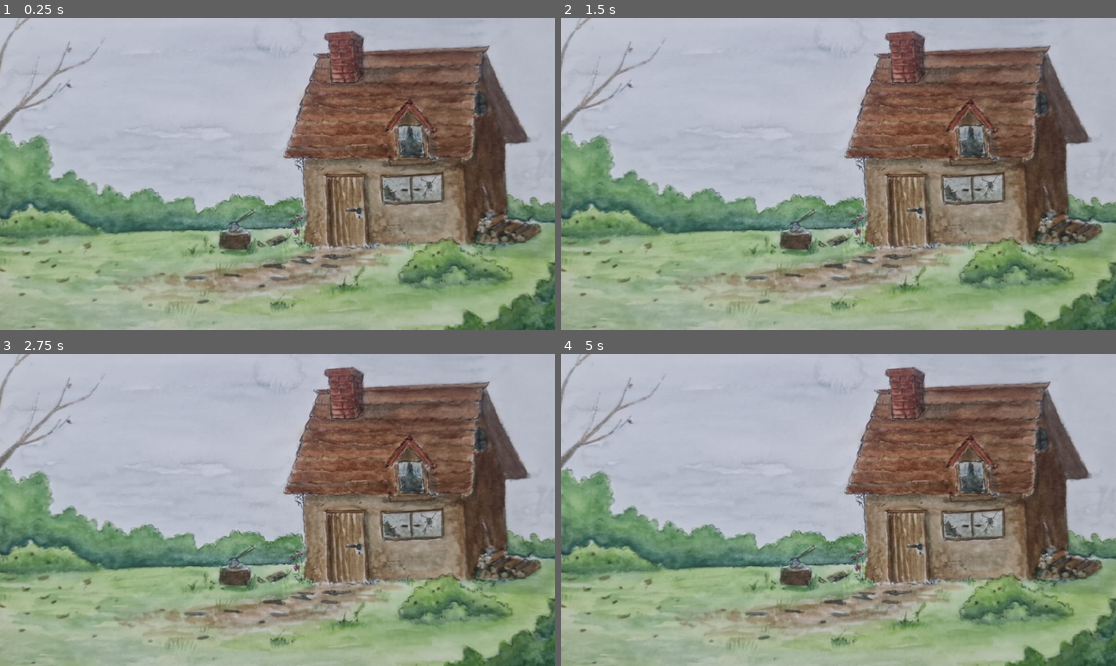
Above: before the commit, frames 1-4 (two rows, left to right).
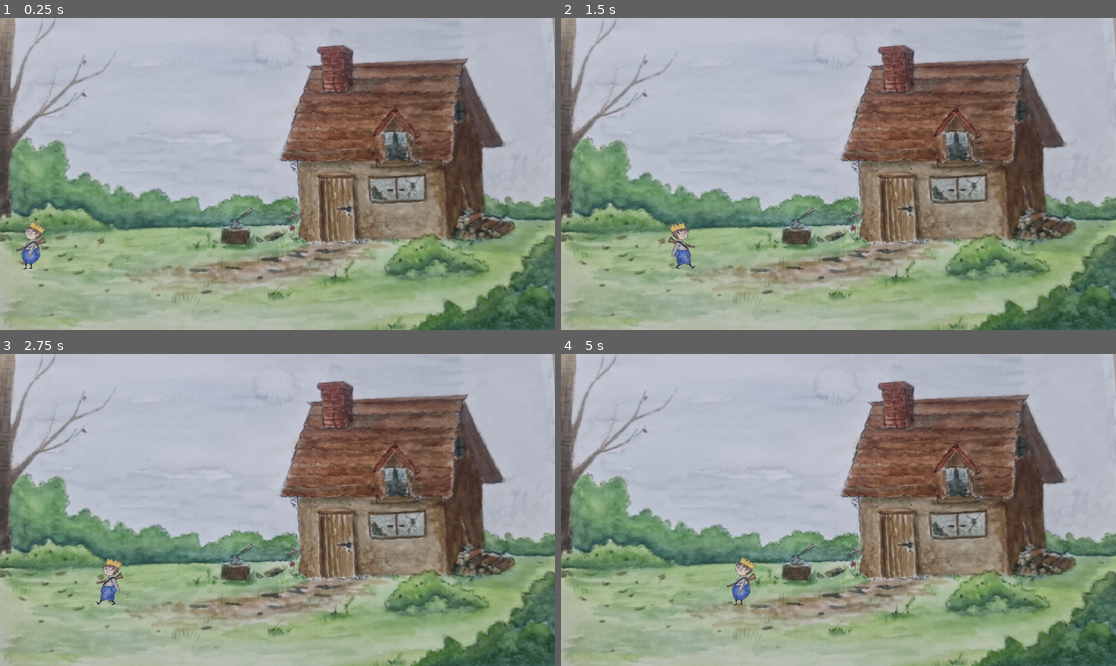
Above: after the commit, the same moments.

Repository: gabssssss-pessopa/menino-do-ganso
Game: Godot game, scene res://node_2d.tscn
The game is run twice, just before and just after one commit, with the same random seed, the same clock (stepped at 60 frames per second) and the same inputs. Before the commit the project starts from res://housemd.tscn.
Inputs:
- Up to frame 1 (0.25 s): no input
- Up to frame 2 (1.5 s): tap Enter at 0.5 s; hold Right (ui_right) from 0.53 s (still down); tap Up (ui_up) at 0.77 s
- Up to frame 3 (2.75 s): tap Up (ui_up) at 1.52 s; release Right (ui_right) at 2.03 s; hold Left (ui_left) from 2.03 s (still down)
- Up to frame 4 (5 s): release Left (ui_left) at 2.78 s; hold Right (ui_right) 2.78-4.28 s; tap Up (ui_up) at 3.02, 3.77, 4.52 s; hold Left (ui_left) from 4.28 s (still down)

The runs differ from the first frame. In frame 1, 32% of the frame differs, in the area x 0-100%, y 0-100%; in frame 2, 32%; in frame 3, 32%; in frame 4, 32%.

Commit message:
crianso andando
deu certo fazer o crianso andar

Diff:
--- /dev/null
+++ b/crianso/node_2d.tscn
@@ -0,0 +1,66 @@
+[gd_scene load_steps=9 format=3 uid="uid://djro4nmrmq2uu"]
+
+[ext_resource type="Texture2D" uid="uid://b7hhoguxfkwq6" path="res://arte/WhatsApp Image 2026-05-11 at 15.49.56.jpeg" id="1_epypp"]
+[ext_resource type="Texture2D" uid="uid://c0qoamfk0pa4n" path="res://arte/anda2.png" id="2_0hol4"]
+[ext_resource type="Script" uid="uid://bnlwd3sjtitrd" path="res://player.gd" id="2_q6r6c"]
+[ext_resource type="Texture2D" uid="uid://5g7c6rdxeyxg" path="res://arte/anda1.png" id="3_q6r6c"]
+[ext_resource type="Texture2D" uid="uid://dsf2n2ei5be0m" path="res://arte/anda3.png" id="4_kdubu"]
+
+[sub_resource type="RectangleShape2D" id="RectangleShape2D_wtcfe"]
+size = Vector2(1170, 4)
+
+[sub_resource type="SpriteFrames" id="SpriteFrames_0e48y"]
+animations = [{
+"frames": [],
+"loop": true,
+"name": &"default",
+"speed": 5.0
+}, {
+"frames": [{
+"duration": 1.0,
+"texture": ExtResource("2_0hol4")
+}, {
+"duration": 1.0,
+"texture": ExtResource("3_q6r6c")
+}, {
+"duration": 1.0,
+"texture": ExtResource("2_0hol4")
+}, {
+"duration": 1.0,
+"texture": ExtResource("4_kdubu")
+}],
+"loop": true,
+"name": &"walk",
+"speed": 6.0
+}]
+
+[sub_resource type="CapsuleShape2D" id="CapsuleShape2D_epypp"]
+radius = 31.0
+height = 106.0
+
+[node name="main" type="Node2D"]
+
+[node name="background" type="Sprite2D" parent="."]
+position = Vector2(576, 318)
+scale = Vector2(0.912698, 0.912698)
+texture = ExtResource("1_epypp")
+
+[node name="ground" type="StaticBody2D" parent="."]
+
+[node name="CollisionShape2D" type="CollisionShape2D" parent="ground"]
+position = Vector2(580, 524)
+shape = SubResource("RectangleShape2D_wtcfe")
+
+[node name="player" type="CharacterBody2D" parent="."]
+position = Vector2(-178, 0)
+script = ExtResource("2_q6r6c")
+
+[node name="AnimatedSprite2D" type="AnimatedSprite2D" parent="player"]
+position = Vector2(242, 471)
+scale = Vector2(0.0687964, 0.0687964)
+sprite_frames = SubResource("SpriteFrames_0e48y")
+animation = &"walk"
+
+[node name="CollisionShape2D" type="CollisionShape2D" parent="player"]
+position = Vector2(237, 469)
+shape = SubResource("CapsuleShape2D_epypp")
--- /dev/null
+++ b/crianso/player.gd
@@ -0,0 +1,31 @@
+extends CharacterBody2D
+
+@export var speed = 200.0
+@export var gravity = 900.0
+
+@onready var anim = $AnimatedSprite2D
+
+func _physics_process(delta):
+
+	# Gravidade
+	if not is_on_floor():
+		velocity.y += gravity * delta
+
+	# Movimento
+	var direction = Input.get_axis("ui_left", "ui_right")
+
+	velocity.x = direction * speed
+
+	# Virar sprite
+	if direction > 0:
+		anim.flip_h = true
+	elif direction < 0:
+		anim.flip_h = false
+
+	# Tocar animação
+	if direction != 0:
+		anim.play("walk")
+	else:
+		anim.stop()
+
+	move_and_slide()
--- a/crianso/project.godot
+++ b/crianso/project.godot
@@ -11,6 +11,6 @@
 [application]
 
 config/name="crianso"
-run/main_scene="res://housemd.tscn"
+run/main_scene="uid://djro4nmrmq2uu"
 config/features=PackedStringArray("4.4", "Forward Plus")
 config/icon="res://icon.svg"
Binary file added: crianso/arte/anda1.png
Not shown, added: crianso/arte/anda1.png.import
Binary file added: crianso/arte/anda2.png
Not shown, added: crianso/arte/anda2.png.import
Binary file added: crianso/arte/anda3.png
Not shown, added: crianso/arte/anda3.png.import
Not shown, added: crianso/player.gd.uid
